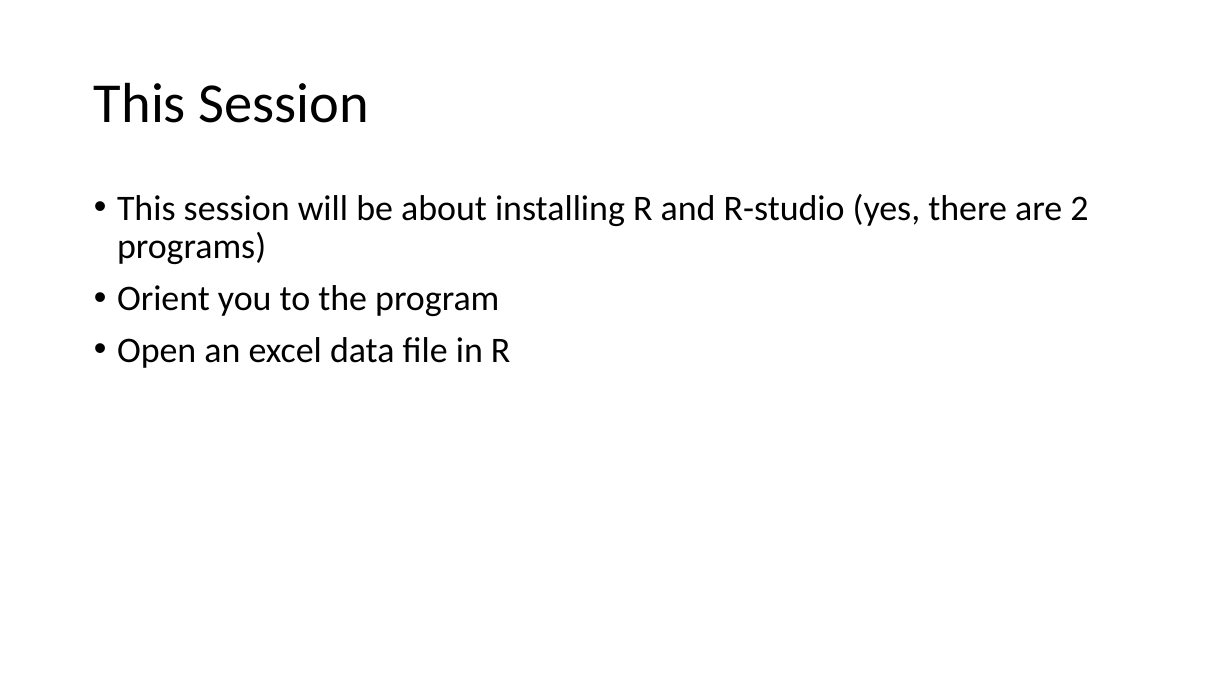
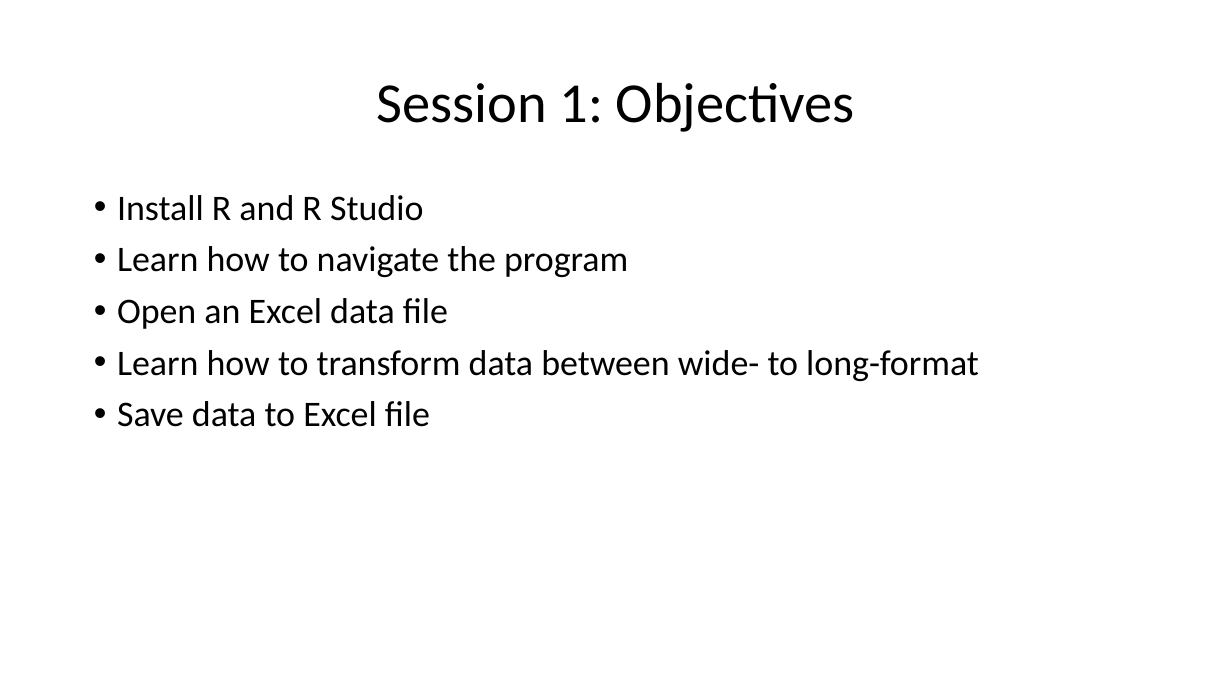
Before and after one commit to angnguyen/ce_group, a slide deck: slide 5 of R_tutorial_1.pptx (slide 4 before the commit). Drawn at 1232x693 pixels with LibreOffice and Linux fonts; fonts in the diff are those of the drawing. Boxes give left, top, right and bottom in pixels: in the first picture for what was removed or moved away, otherwise in the second. Text is boxed around its words. In the diff, an @@ line names an element or a change of style, - is before the commit and + after.

```diff
--- a/R_tutorial_1.pptx
+++ b/R_tutorial_1.pptx
@@ title at box(376, 82, 855, 132): text changed @@
-This Session
+Session 1: Objectives
@@ text at box(117, 195, 979, 427): text changed @@
-• This session will be about installing R and R-studio (yes, there are 2 programs)
-• Orient you to the program
-• Open an excel data file in R
+• Install R and R Studio
+• Learn how to navigate the program
+• Open an Excel data file
+• Learn how to transform data between wide- to long-format
+• Save data to Excel file
```
Also in this commit, not shown: 15 other slides changed, 18 slides added, 3 slides removed, 2 other files.
